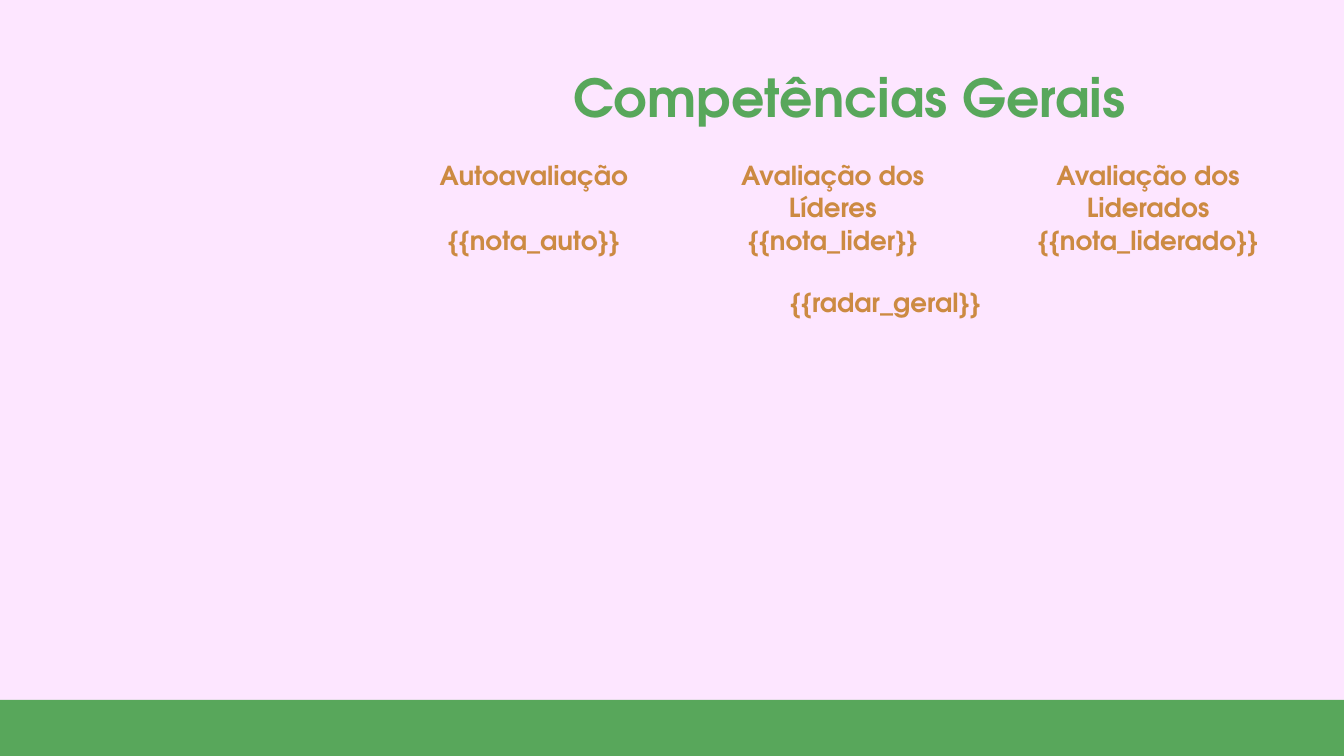
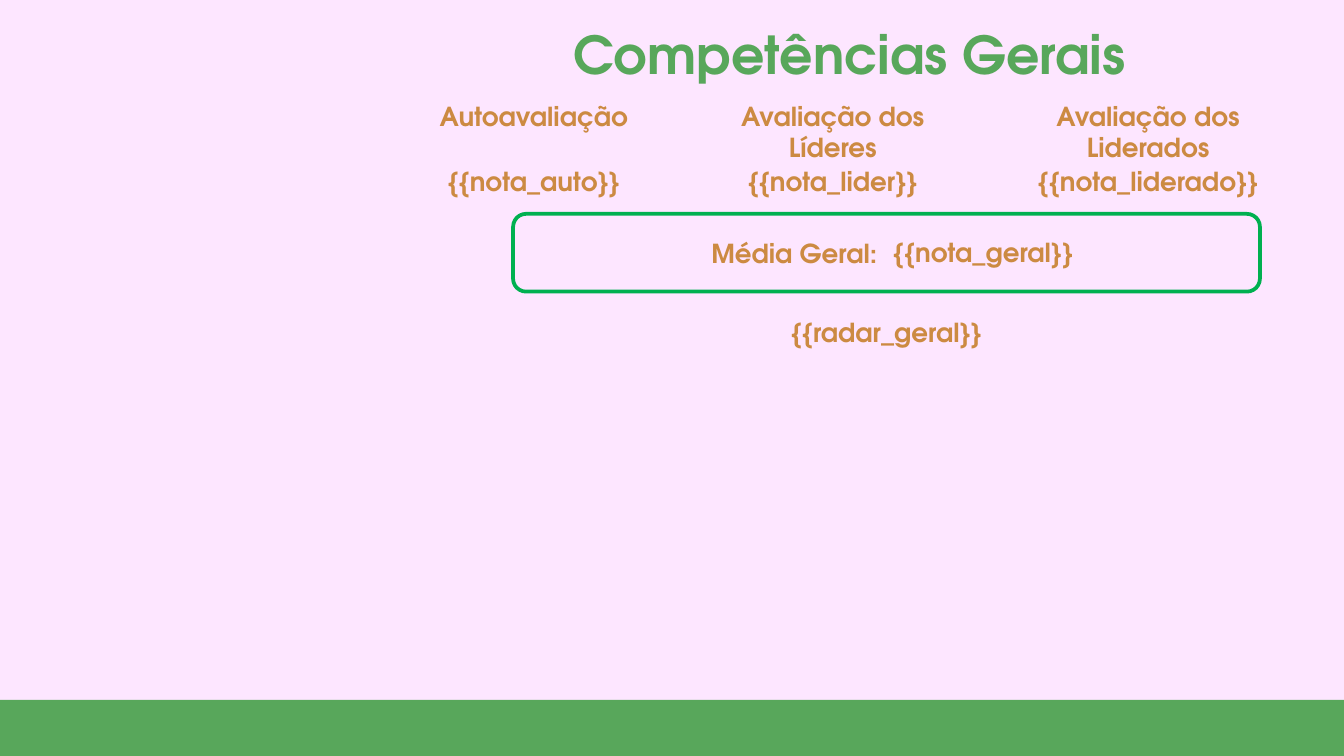
Before and after one commit to hugobovareto/Avaliacao-de-Desempenho-2025, a slide deck: slide 3 of templates/[GARN] Modelo de apresentação de slides.pptx (slide 2 before the commit). Drawn at 1344x756 pixels with LibreOffice and Linux fonts; fonts in the diff are those of the drawing; background and template pictures are left out. Boxes give left, top, right and bottom in pixels: in the first picture for what was removed or moved away, otherwise in the second. Text is boxed around its words. In the diff, an @@ line names an element or a change of style, - is before the commit and + after.

Commit message:
Adição de nomes dos avaliadores e gráfico de radar comparativo

```diff
--- a/templates/[GARN] Modelo de apresentação de slides.pptx
+++ b/templates/[GARN] Modelo de apresentação de slides.pptx
@@ title "Competências Gerais": place and size @@
-title "Competências Gerais" at <box>573,77,1125,127</box>
+title "Competências Gerais" at <box>573,34,1125,84</box>
@@ 6 texts: place and size @@
-6 texts at <box>440,165,1258,257</box>
+6 texts at <box>440,106,1258,198</box>
@@ rounded rectangle added at <box>513,214,1261,292</box>, outline #00B050 2 pt @@
@@ text added at <box>711,242,877,264</box>, 14 pt, text #CC8A42, bold @@
+Média Geral:
@@ text added at <box>893,242,1073,269</box>, 14 pt, text #CC8A42, bold @@
+{{nota_geral}}
@@ text "{{radar_geral}}": place and size @@
-text "{{radar_geral}}" at <box>790,292,981,319</box>
+text "{{radar_geral}}" at <box>791,322,982,349</box>
```
Also in this commit, not shown: 1 other slide changed, 2 slides added, 2 other files.
